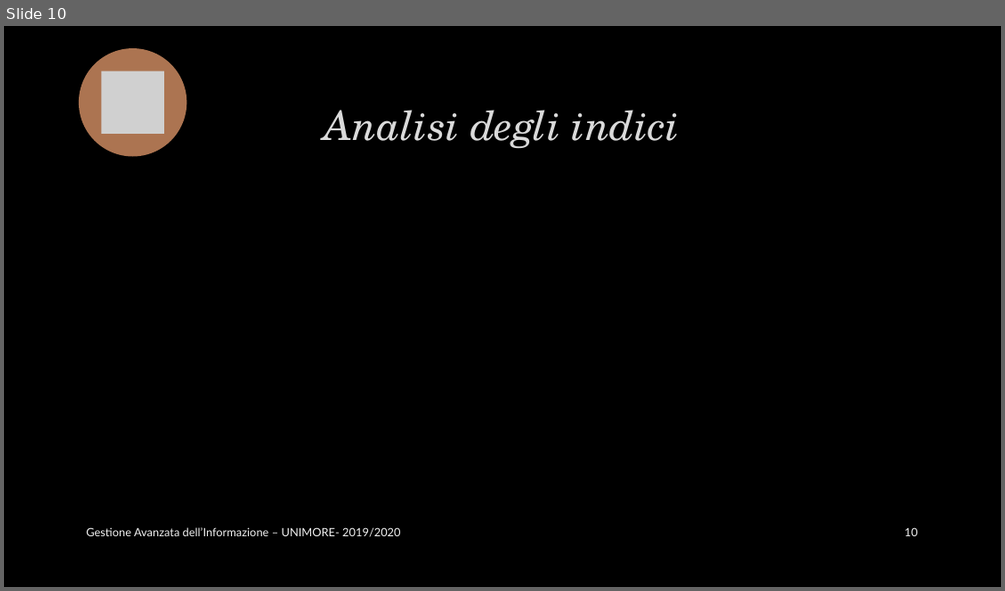
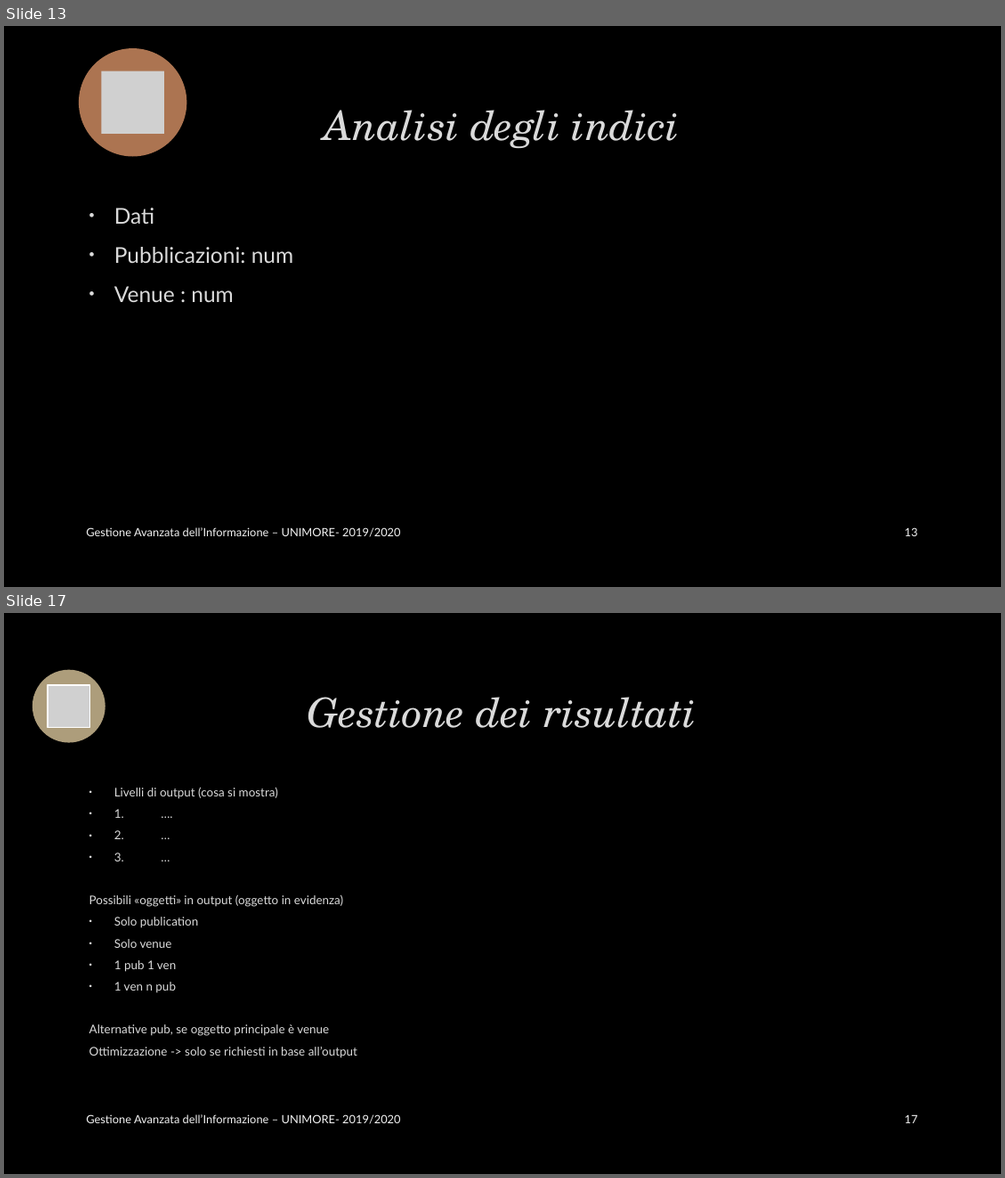
Before and after one commit to marcopiccinni/Search-Engine-for-DBLP, a slide deck: Doc-it.pptx. Shown one above the other, each under a label of ours: slide 10 before the commit, slides 13 and 17 after it; the slides between them are not shown. The pictures are 1005x591 and 1005x1178 pixels, drawn with LibreOffice and Linux fonts; fonts in the diff are those of the drawing; grey boxes stand for pictures; background and template pictures are left out. Boxes give left, top, right and bottom in pixels: in the first picture for what was removed or moved away, otherwise in the second. Text is boxed around its words. In the diff, an @@ line names an element or a change of style, - is before the commit and + after.

```diff
--- a/Doc-it.pptx
+++ b/Doc-it.pptx
@@ slide 17 added at bbox=[4, 613, 1001, 1174], background picture (left out) @@
@@ ellipse added at bbox=[32, 670, 105, 743], fill #AD9D7B @@
@@ picture added at bbox=[48, 685, 90, 728] @@
@@ title added at bbox=[307, 697, 696, 728], 39 pt, text #DADADA, italic @@
+Gestione dei risultati
@@ text added at bbox=[89, 787, 357, 1058], 11.6 pt, text #DADADA @@
+• Livelli di output (cosa si mostra)
+• 1. ….
+• 2. …
+• 3. …
+Possibili «oggetti» in output (oggetto in evidenza)
+• Solo publication
+• Solo venue
+• 1 pub 1 ven
+• 1 ven n pub
+Alternative pub, se oggetto principale è venue
+Ottimizzazione -> solo se richiesti in base all’output
@@ text added at bbox=[86, 1114, 400, 1124], 11 pt, text #F2F2F2 @@
+Gestione Avanzata dell’Informazione – UNIMORE- 2019/2020
@@ page number added at bbox=[905, 1114, 918, 1123], 11 pt, text #F2F2F2 @@
+17
@@ what was slide 10 is now slide 13 @@
@@ slide 13 changed as well @@
@@ text added at bbox=[114, 208, 293, 302], 21 pt, text #DADADA @@
+• Dati
+• Pubblicazioni: num
+• Venue : num
@@ page number at bbox=[905, 527, 918, 536]: text changed @@
-10
+13
```
Also in this commit, not shown: 9 other slides changed, 6 other slides added.
